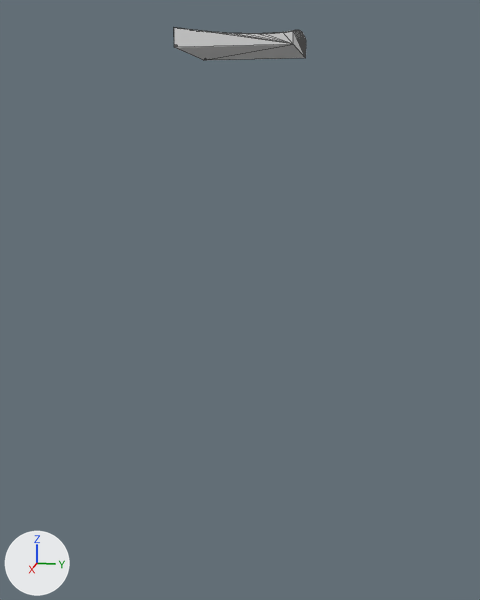
Two versions of the glTF model assets/terrain/surface_pieces/surf_33_7.glb, one commit apart.
Camera for both pictures: a 50 mm lens placed at (88.5, 78.5, -8.6), pointed at (57.2, 72.2, -16.5). Every picture has the same lights, and +X, +Y and +Z are marked at lower left. The first picture is the older version. Mesh edges are drawn as thin lines. Where no turn or scale is listed for an object, it has been applied to the vertices.

Names of what the first picture shows: 'geometry_0'.
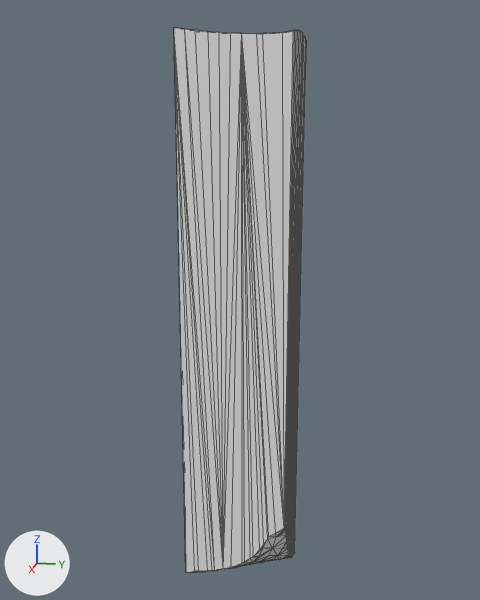
Changed parts and their boxes [x1, y1, x2, y2] in the pictures (480 x 600 px):
'geometry_0', reshaped (1555% taller)
    before: [174, 28, 306, 60]
    after: [174, 28, 306, 573]

Patch to the scene script:
```diff
--- a/assets/terrain/surface_pieces/surf_33_7.glb.py
+++ b/assets/terrain/surface_pieces/surf_33_7.glb.py
@@ me_geometry_0 @@
 # used by ob_geometry_0; location = (0.0, 0.0, 0.0)
-me_geometry_0.from_pydata(...)  # 71 vertices, 138 faces; spans x 55.0..60.0, y 70.0..75.0, z -5.0..-3.87
+me_geometry_0.from_pydata(...)  # 176 vertices, 348 faces; spans x 55.0..60.0, y 70.0..75.0, z -31.74..-3.87
+# me_geometry_0 part 1
+# 4 vertices are removed from x 55.0..60.0, y 70.0..75.0, z -5.0
+# 48 faces are deleted
+# 109 vertices are added at x 55.0..60.0, y 70.0..75.0, z -31.74..-27.02
+# 258 new faces join them
```
